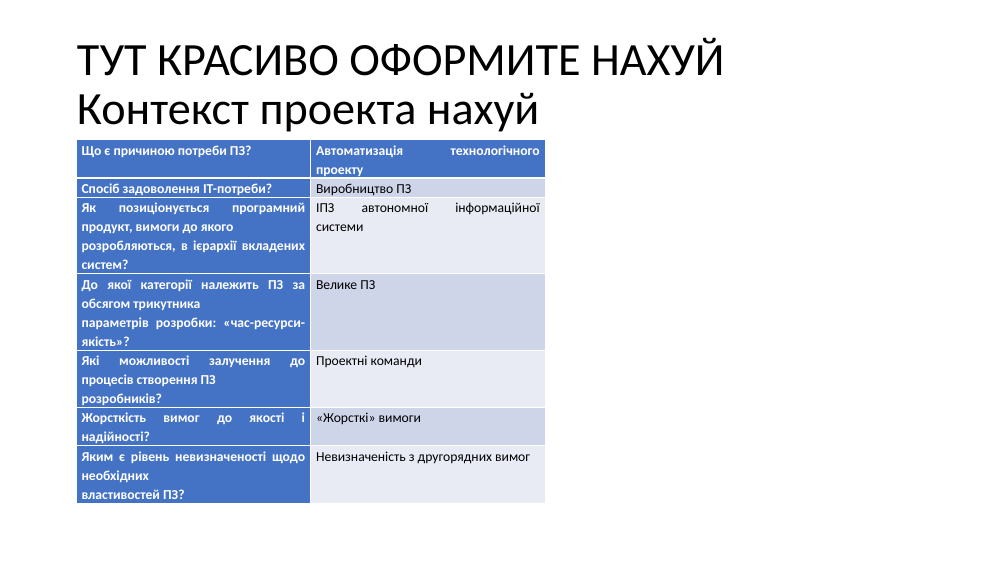
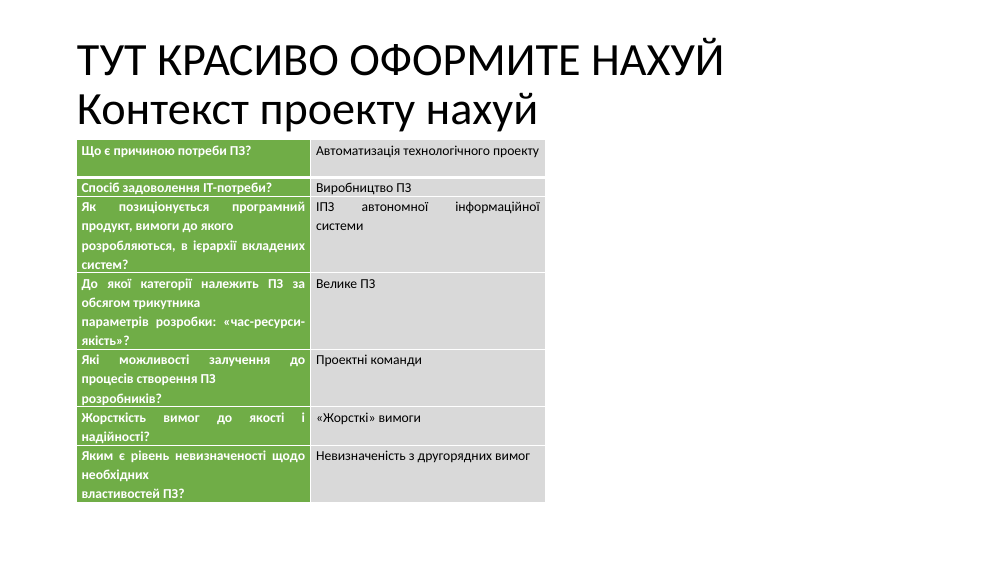
Before and after one commit to d3mage/elektronna_kafedra, a slide deck: slide 2 of elektronna_kafedra.pptx. Drawn at 1008x567 pixels with LibreOffice and Linux fonts; fonts in the diff are those of the drawing. Boxes give left, top, right and bottom in pixels: in the first picture for what was removed or moved away, otherwise in the second. Text is boxed around its words. In the diff, an @@ line names an element or a change of style, - is before the commit and + after.

```diff
--- a/elektronna_kafedra.pptx
+++ b/elektronna_kafedra.pptx
@@ title at [77, 37, 724, 132]: text changed @@
-ТУТ КРАСИВО ОФОРМИТЕ НАХУЙ
-Контекст проекта нахуй
+ТУТ КРАСИВО ОФОРМИТЕ НАХУЙ
+Контекст проекту нахуй
@@ table at [76, 140, 545, 507] @@
@@ fill #4472C4 to #70AD47 in 7 cells @@
@@ fill #4472C4 to #D9D9D9 in row 1, column 2 @@
@@ fill #CFD5EA to #D9D9D9 in 3 cells @@
@@ fill #E9EBF5 to #D9D9D9 in 3 cells @@
@@ text colour #FFFFFF to #000000, bold off in "Автоматизація технологічного проекту" @@
```
Also in this commit, not shown: 2 other slides changed, 1 slide added.
